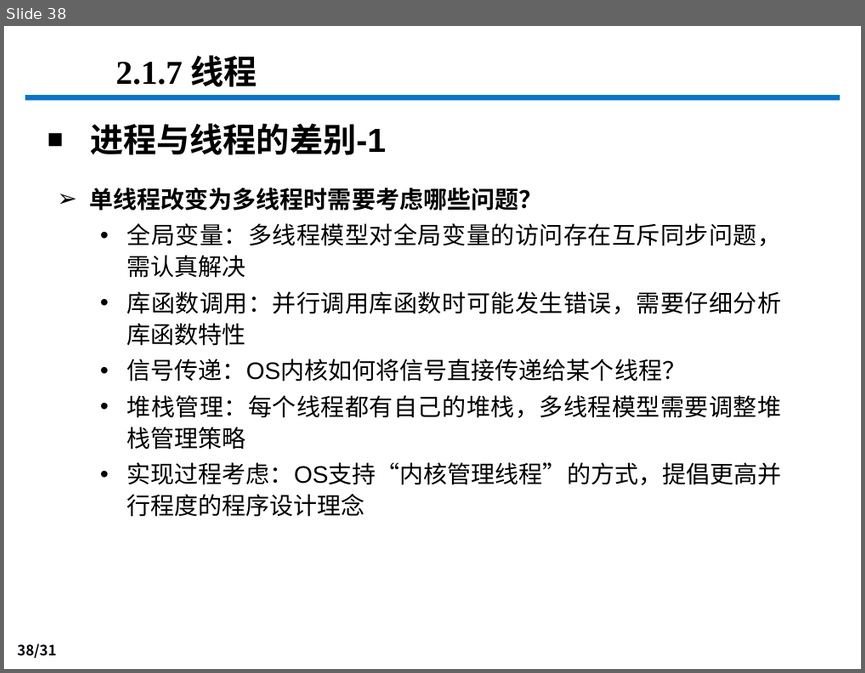
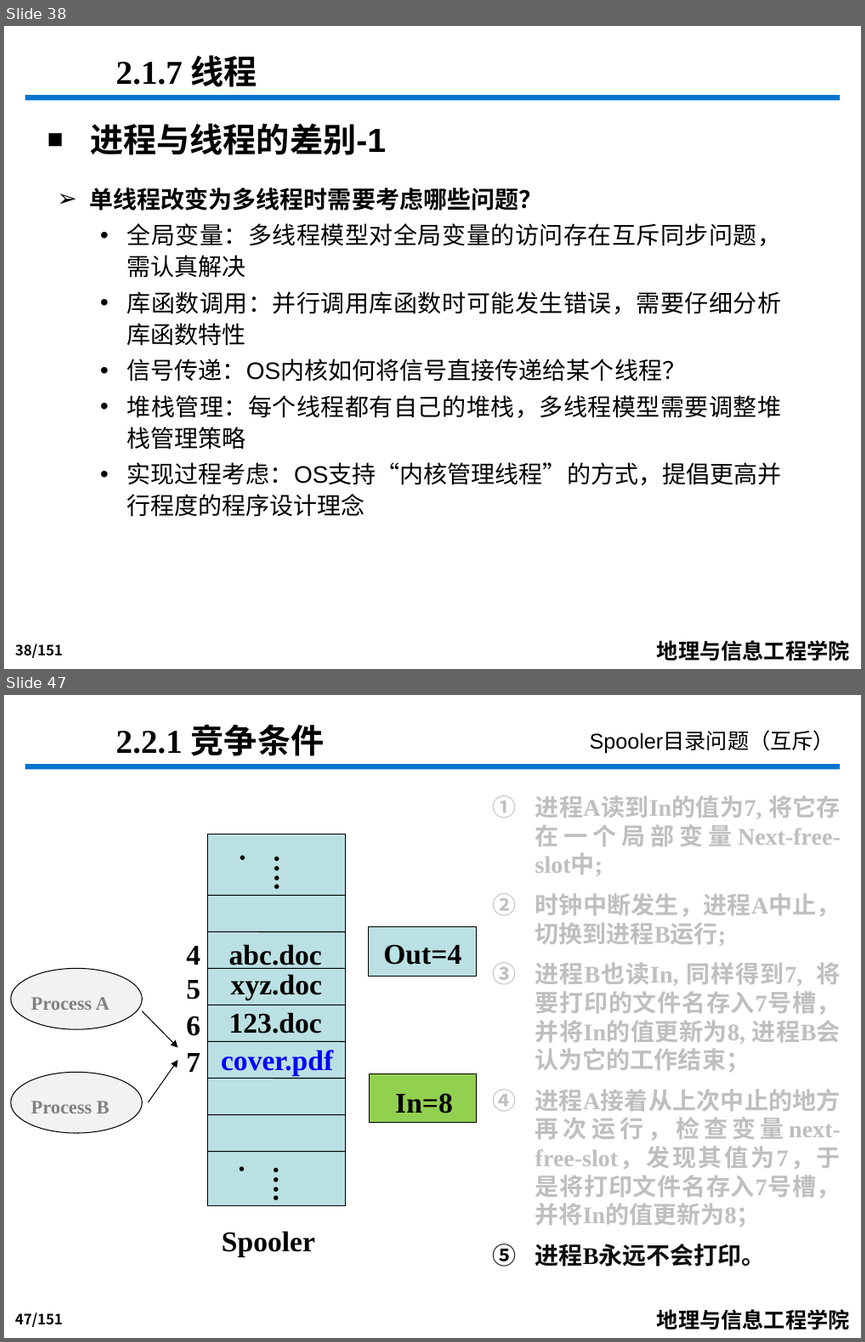
Before and after one commit to djzgroup/djzgroup.github.io, a slide deck: course/os/cha_2_process.pptx. Shown one above the other, each under a label of ours: slide 38 before the commit, slides 38 and 47 after it; the slides between them are not shown. The pictures are 865x673 and 865x1342 pixels, drawn with LibreOffice and Linux fonts; fonts in the diff are those of the drawing; background and template pictures are left out. Boxes give left, top, right and bottom in pixels: in the first picture for what was removed or moved away, otherwise in the second. Text is boxed around its words. In the diff, an @@ line names an element or a change of style, - is before the commit and + after.

```diff
--- a/course/os/cha_2_process.pptx
+++ b/course/os/cha_2_process.pptx
@@ slide 47 added at (4,695,861,1338), background #FFFFFF; not listed: 3 template elements that a slide beside it also shows @@
@@ text added at (116,724,324,756), 28 pt, text #000000, bold @@
+2.2.1 竞争条件
@@ text added at (590,731,834,753), 18 pt, text #000000 @@
+Spooler目录问题（互斥）
@@ text added at (535,795,840,1266), 20 pt, text #BFBFBF, bold @@
+1. 进程A读到In的值为7, 将它存在一个局部变量Next-free-slot中;
+2. 时钟中断发生，进程A中止，切换到进程B运行;
+3. 进程B也读In, 同样得到7, 将要打印的文件名存入7号槽，并将In的值更新为8, 进程B会认为它的工作结束；
+4. 进程A接着从上次中止的地方再次运行，检查变量next-free-slot，发现其值为7，于是将打印文件名存入7号槽，并将In的值更新为8；
+5. 进程B永远不会打印。
@@ ellipse added at (11,969,142,1029), fill #F2F2F2, outline #000000 0.75 pt @@
@@ text added at (31,997,109,1009), 16 pt, text #808080, bold @@
+Process A
@@ arrow added from (142, 1011) to (178, 1047), #000000 0.75 pt @@
@@ text added at (221,1049,333,1076), 24 pt, text #0000FF, bold @@
+cover.pdf
@@ ellipse added at (11,1072,142,1133), fill #F2F2F2, outline #000000 0.75 pt @@
@@ arrow added from (148, 1102) to (178, 1060), #000000 0.75 pt @@
@@ rectangle added at (369,1074,477,1123), fill #92D050, outline #000000 0.75 pt @@
@@ text added at (31,1100,109,1113), 16 pt, text #808080, bold @@
+Process B
@@ text added at (395,1093,453,1113), 24 pt, text #000000, bold @@
+In=8
@@ group added at (186,834,476,1257): 11 texts, 8 lines, 2 rectangles @@
+…..
+…..
+abc.doc
+xyz.doc
+123.doc
+4
+5
+6
+7
+Out=4
+Spooler
@@ slide 38 changed as well @@
@@ page number at (15,643,63,658): text changed @@
-38/31
+38/151
@@ text added at (657,640,850,661), 18 pt, text #000000, bold @@
+地理与信息工程学院
```
Also in this commit, not shown: 37 other slides changed, 112 other slides added, 1 slide removed.
